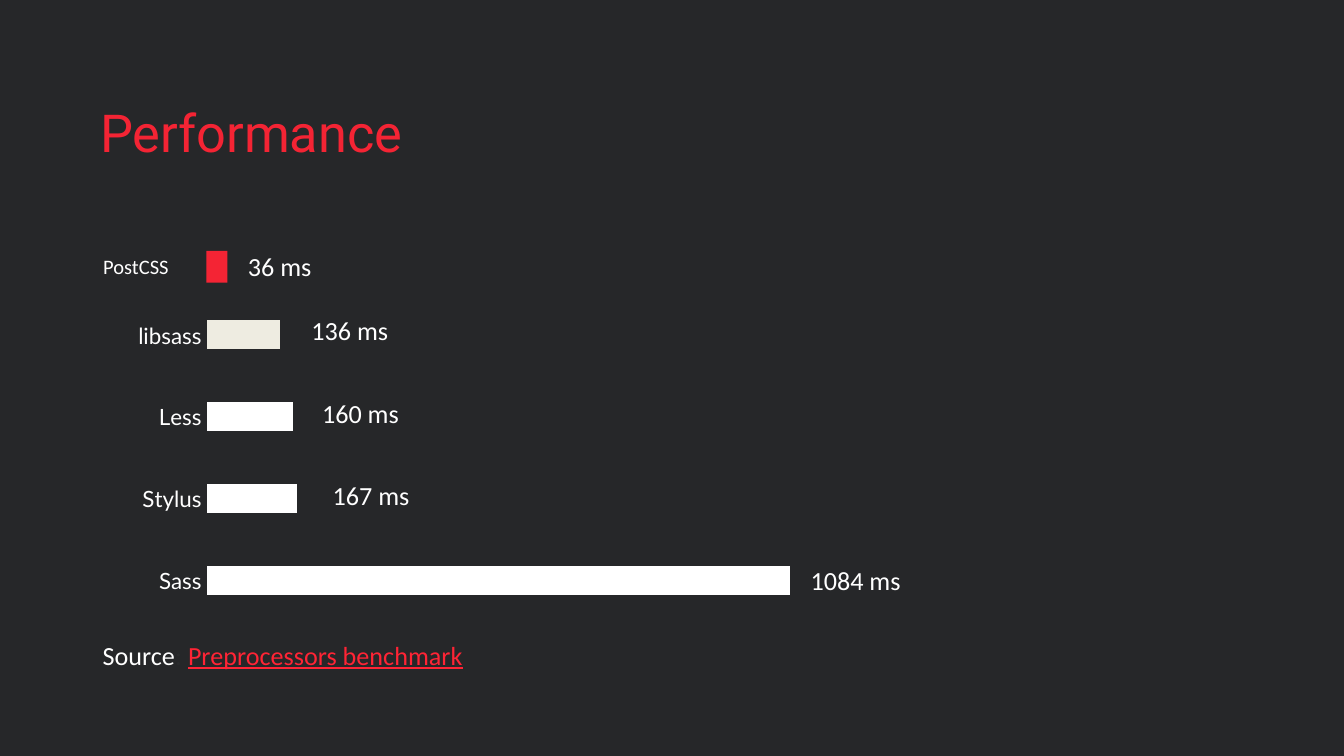
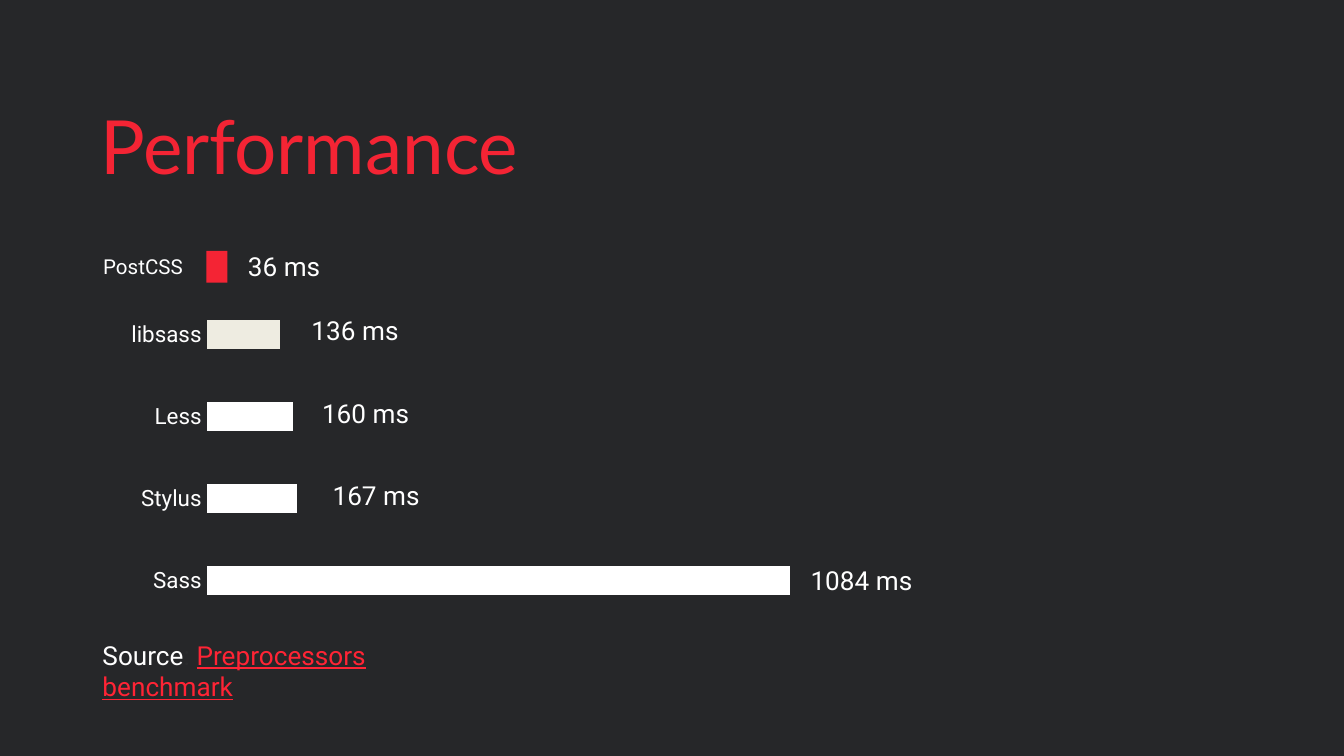
Before and after one commit to mihaeltomic/postcss-presentation, a slide deck: slide 6 of PostCSS.pptx (slide 3 before the commit). Drawn at 1344x756 pixels with LibreOffice and Linux fonts; fonts in the diff are those of the drawing; background and template pictures are left out. Boxes give left, top, right and bottom in pixels: in the first picture for what was removed or moved away, otherwise in the second. Text is boxed around its words. In the diff, an @@ line names an element or a change of style, - is before the commit and + after.

```diff
--- a/PostCSS.pptx
+++ b/PostCSS.pptx
@@ title "Performance" at [100,119,518,175]: size 28 to 40 pt, font Roboto to Lato @@
@@ bar chart at [99,262,862,622] @@
@@ category axis changed @@
@@ font Calibri to Roboto in 7 elements at [103,259,183,274], [102,646,366,700], [248,257,320,277], [311,321,398,341], [322,404,409,424], [333,486,419,506], [811,571,912,591] @@
```
Also in this commit, not shown: 4 other slides changed, 4 slides added, 1 slide removed.
